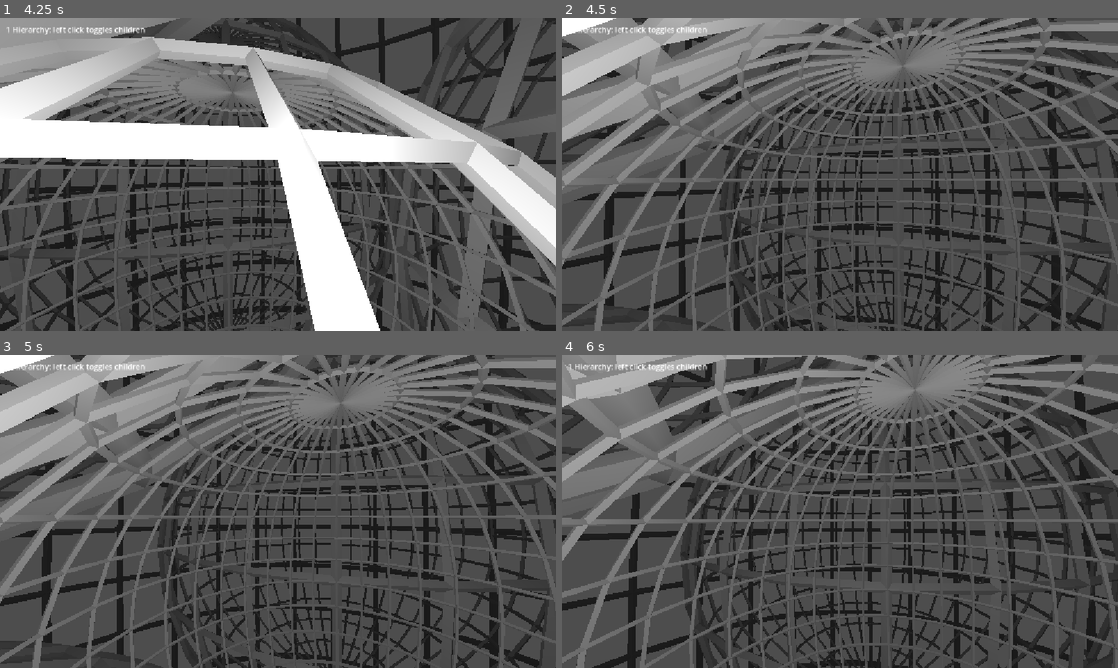
Above: before the commit, frames 1-4 (two rows, left to right).
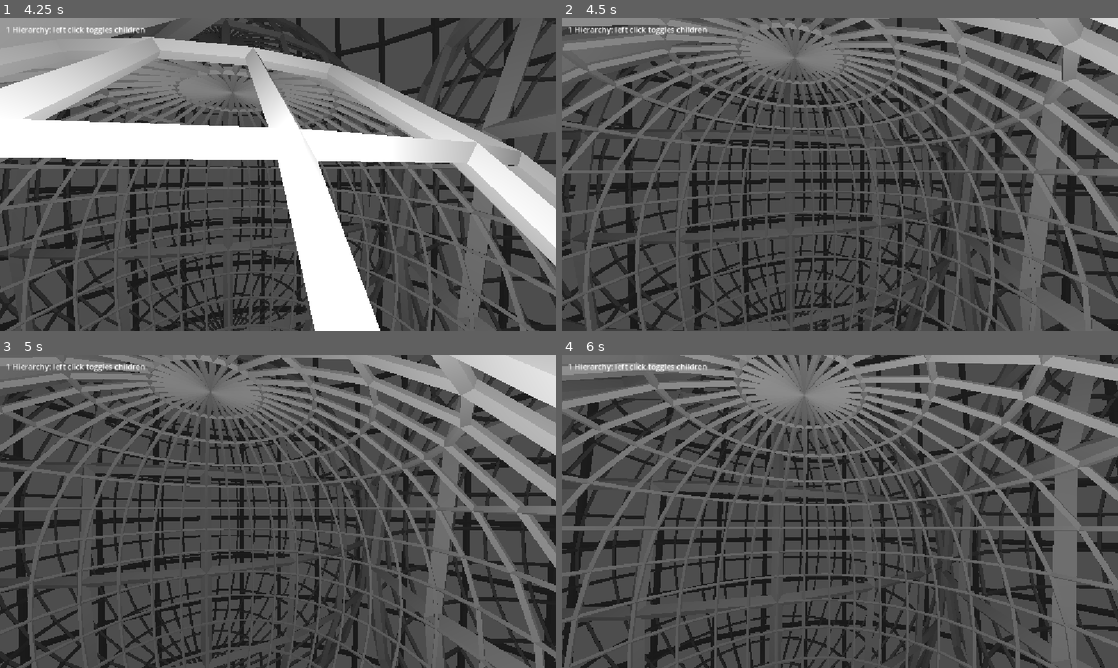
Above: after the commit, the same moments.

Repository: samuelvazan/the-machine-videogame
Game: Godot game, scene res://main.tscn
The game is run twice, just before and just after one commit, with the same random seed, the same clock (stepped at 60 frames per second) and the same inputs.
Inputs (mouse positions are in pixels of both pictures, inside the frame that each line leads up to):
- Up to frame 1 (4.25 s): tap Enter at 0.5, 2, 3.5 s; move the mouse to (305, 174) at 0.52 s; tap Down (camRdown) at 0.6, 3.05 s; click (305, 174) at 0.67 s; tap Left (camRleft) at 0.8, 1.35, 3.8 s; tap Space at 1.25, 2.75 s; move the mouse to (250, 174) at 1.27 s; click (250, 174) at 1.42 s; tap Right (camRright) at 1.55, 2.1 s; move the mouse to (289, 168) at 2.02 s; click (289, 168) at 2.17 s; tap Up (camRup) at 2.3, 2.85 s; move the mouse to (272, 180) at 2.77 s; click (272, 180) at 2.92 s; move the mouse to (316, 177) at 3.52 s; tap S (camBackward) at 3.6 s; click (316, 177) at 3.67 s; tap Tab (EditorToggle, bound only after the commit) at 4.15 s
- Up to frame 2 (4.5 s): tap Space at 4.25 s; move the mouse to (795, 171) at 4.27 s; tap E (camDown) at 4.35 s; click (795, 171) at 4.42 s
- Up to frame 3 (5 s): tap Right (camRright) at 4.55 s
- Up to frame 4 (6 s): move the mouse to (845, 511) at 5.02 s; tap W (camForward) at 5.1 s; click (845, 511) at 5.17 s; tap Up (camRup) at 5.3 s; move the mouse to (817, 505) at 5.77 s; tap A (camLeft) at 5.85 s; click (817, 505) at 5.92 s

Frame 1 is identical in both runs. In frame 2, 55% of the frame differs, in the area x 0-100%, y 0-100%; in frame 3, 57%; in frame 4, 55%.

Commit message:
camera editor

Diff:
--- a/camera3d.gd
+++ b/camera3d.gd
@@ -18,18 +18,20 @@
 	if event.is_action_pressed("ui_cancel"):
 		Input.mouse_mode = Input.MOUSE_MODE_VISIBLE
 
-	# Recapture on click
-	if event is InputEventMouseButton and event.pressed:
-		Input.mouse_mode = Input.MOUSE_MODE_CAPTURED
+	# Toggle mouse capture
+	if event.is_action_pressed("EditorToggle"):
+		Input.mouse_mode = Input.MOUSE_MODE_VISIBLE if Input.mouse_mode == Input.MOUSE_MODE_CAPTURED else Input.MOUSE_MODE_CAPTURED
 
-# Editor camera implemented
 	if event is InputEventMouseMotion and Input.mouse_mode == Input.MOUSE_MODE_CAPTURED:
 		rotation.y -= event.relative.x * 0.003
 		rotation.x -= event.relative.y * 0.003
 		rotation.x = clamp(rotation.x, -1.5, 1.5)
 
 func _process(delta):
-	# Movement relative to where the camera is facing.
+	if Input.mouse_mode == Input.MOUSE_MODE_VISIBLE: #If editor==true, rotate using arrow keys. Else, mouse position is used.
+		rotation.y -= Input.get_axis("camRleft", "camRright") * rotate_speed * delta
+		rotation.x -= Input.get_axis("camRup", "camRdown") * rotate_speed * delta
+		rotation.x = clamp(rotation.x, -1.5, 1.5)
 	position += basis.x * Input.get_axis("camLeft", "camRight") * move_speed * delta
 	position += basis.y * Input.get_axis("camDown", "camUp") * move_speed * delta
 	position += -basis.z * Input.get_axis("camBackward", "camForward") * move_speed * delta
--- a/project.godot
+++ b/project.godot
@@ -72,6 +72,11 @@
 "events": [Object(InputEventKey,"resource_local_to_scene":false,"resource_name":"","device":-1,"window_id":0,"alt_press …(195 unchanged characters)…
 ]
 }
+EditorToggle={
+"deadzone": 0.2,
+"events": [Object(InputEventKey,"resource_local_to_scene":false,"resource_name":"","device":-1,"window_id":0,"alt_pressed":false,"shift_pressed":false,"ctrl_pressed":false,"meta_pressed":false,"pressed":false,"keycode":0,"physical_keycode":4194306,"key_label":0,"unicode":0,"location":0,"echo":false,"script":null)
+]
+}
 
 [physics]
 
